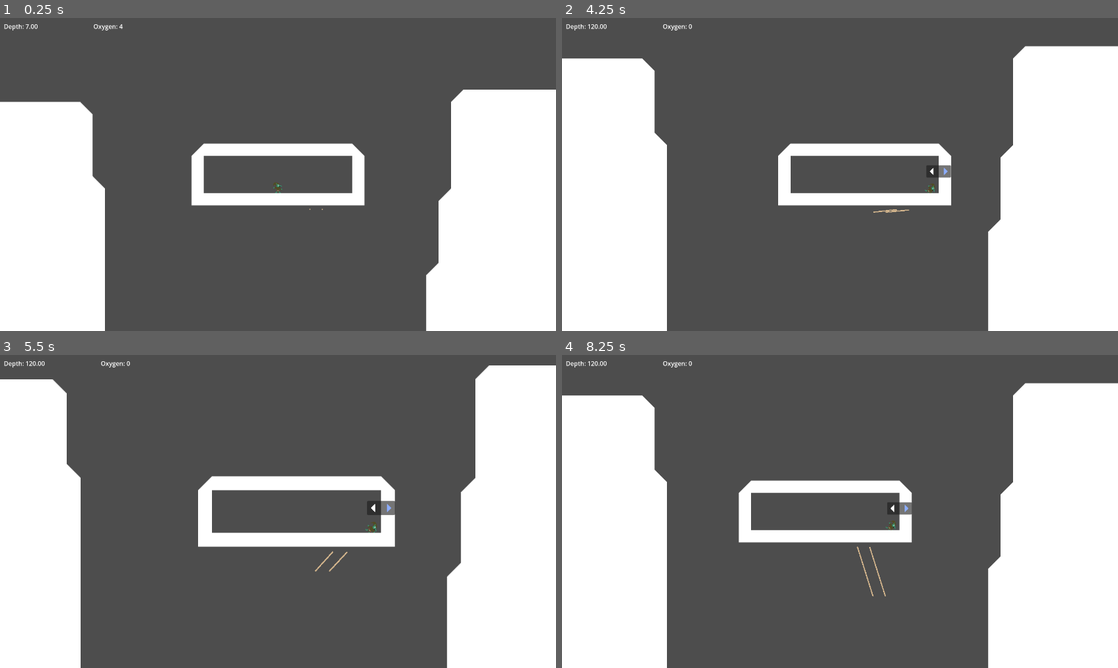
Above: before the commit, frames 1-4 (two rows, left to right).
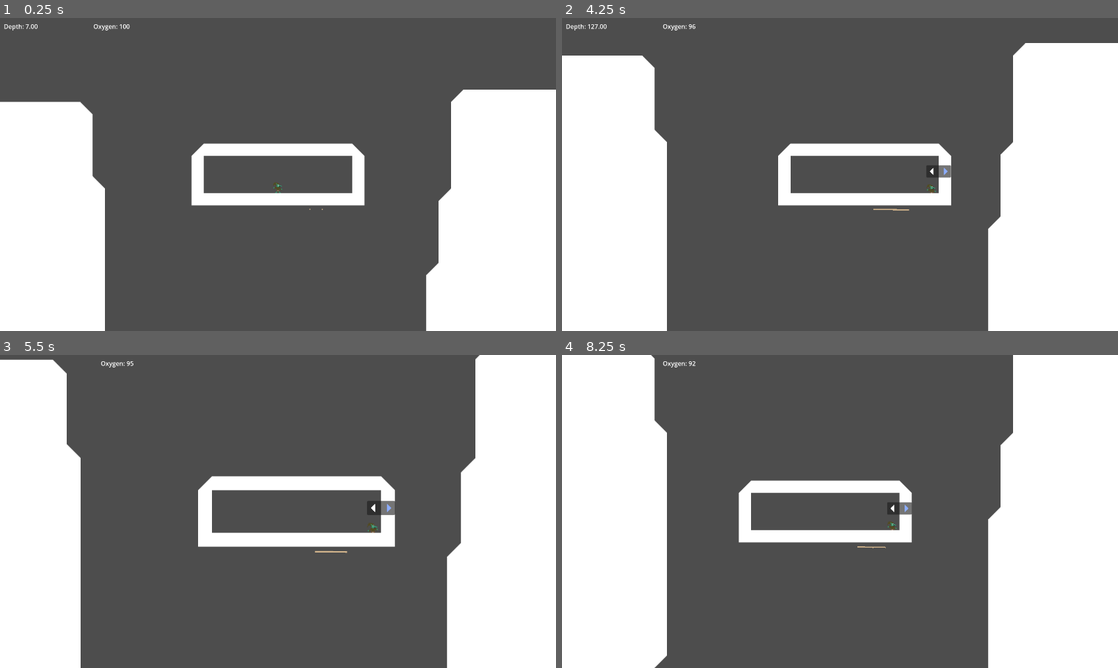
Above: after the commit, the same moments.

Repository: DSurguy/spring-2024-2d-jam
Game: Godot game, scene res://scenes/GameScene/GameScene.tscn
Same seed, same stepped clock (60 frames per second), same inputs: the game is played once before the commit and once after it. This scene is started directly instead of the project's main scene. Sound files missing from this copy of the repository are replaced by a short silence.
Inputs (mouse positions are in pixels of both pictures, inside the frame that each line leads up to):
- Up to frame 1 (0.25 s): no input
- Up to frame 2 (4.25 s): tap Enter (ui_accept) at 0.5, 0.77, 1.52, 3.02, 3.77 s; move the mouse to (962, 158) at 0.52 s; hold D (move_right) 0.53-2.03 s; tap Down (aim_down) at 0.6 s; move the mouse to (728, 190) at 1.27 s; tap Left (aim_left) at 1.35 s; move the mouse to (895, 105) at 2.02 s; hold A (move_left) 2.03-2.78 s; tap Right (aim_right) at 2.1 s; move the mouse to (812, 237) at 2.77 s; hold D (move_right) from 2.78 s (still down); tap Up (aim_up) at 2.85 s; move the mouse to (1006, 221) at 3.52 s; tap E (interact) at 3.6 s
- Up to frame 3 (5.5 s): move the mouse to (111, 464) at 4.27 s; release D (move_right) at 4.28 s; hold A (move_left) 4.28-5.03 s; click (111, 464) at 4.35 s; tap Enter (ui_accept) at 4.52 s; move the mouse to (305, 511) at 5.02 s; hold D (move_right) from 5.03 s (still down); tap Mouse wheel down (zoom_down) at 5.1 s
- Up to frame 4 (8.25 s): move the mouse to (756, 433) at 5.77 s; release D (move_right) at 5.78 s; hold A (move_left) 5.78-7.28 s; tap Mouse wheel up (zoom_up) at 5.85 s; tap Enter (ui_accept) at 6.02, 6.77, 7.52 s; move the mouse to (962, 495) at 6.52 s; tap Down (aim_down) at 6.6 s; move the mouse to (728, 527) at 7.27 s; hold D (move_right) from 7.28 s (still down); tap Left (aim_left) at 7.35 s; move the mouse to (895, 442) at 8.02 s; tap Right (aim_right) at 8.1 s

The runs differ from the first frame. In frame 1, less than 0.1% of the frame differs, in the area x 21-24%, y 2-4%; in frame 2, 0.6%; in frame 3, 1.9%; in frame 4, 5.3%, in the area x 0-100%, y 0-100%.
Error before the commit: Attempt to call function 'load_scene' in base 'null instance' on a null instance. (res://scenes/GameScene/GameScene.gd:17)

Commit message:
Reflect plants off walls

Diff:
--- a/assets/resources/tilemap_white.tres
+++ b/assets/resources/tilemap_white.tres
@@ -114,8 +114,8 @@
 
 [resource]
 tile_size = Vector2i(32, 32)
-physics_layer_0/collision_layer = 129
-physics_layer_0/collision_mask = 129
+physics_layer_0/collision_layer = 32897
+physics_layer_0/collision_mask = 32897
 terrain_set_0/mode = 0
 terrain_set_0/terrain_0/name = "Terrain 0"
 terrain_set_0/terrain_0/color = Color(1, 0, 1, 1)
--- a/project.godot
+++ b/project.godot
@@ -108,6 +108,7 @@
 2d_physics/layer_4="Net"
 2d_physics/layer_5="Scythe"
 2d_physics/layer_8="Environment"
+2d_physics/layer_16="Plant + Environment"
 
 [rendering]
 
--- a/scenes/GameScene/Plants/GenericPlant.gd
+++ b/scenes/GameScene/Plants/GenericPlant.gd
@@ -19,5 +19,15 @@
 func collect(target: Node2D):
 	print("Plant collected")
 	animation_tree["parameters/conditions/is_collected"] = true
+# TODO: Drift?
 
-# TODO: Drift?
+
+func _on_area_2d_area_entered(area):
+
+	pass # Replace with function body.
+
+
+func _on_area_2d_body_entered(body):
+	if body is TileMap:
+		velocity = -velocity * Vector2(0.5, 0.5)
+	pass # Replace with function body.
--- a/scenes/GameScene/Plants/GenericPlant.tscn
+++ b/scenes/GameScene/Plants/GenericPlant.tscn
@@ -72,11 +72,10 @@
 texture = ExtResource("2_sh160")
 hframes = 4
 vframes = 2
-frame = 2
 
 [node name="Area2D" type="Area2D" parent="."]
-collision_layer = 8
-collision_mask = 8
+collision_layer = 32776
+collision_mask = 32776
 
 [node name="CollisionShape2D" type="CollisionShape2D" parent="Area2D"]
 shape = SubResource("CircleShape2D_rgdsy")
@@ -92,3 +91,6 @@
 tree_root = SubResource("AnimationNodeStateMachine_bgisr")
 anim_player = NodePath("../AnimationPlayer")
 parameters/conditions/is_collected = null
+
+[connection signal="area_entered" from="Area2D" to="." method="_on_area_2d_area_entered"]
+[connection signal="body_entered" from="Area2D" to="." method="_on_area_2d_body_entered"]
--- a/scenes/GameScene/submarine.tscn
+++ b/scenes/GameScene/submarine.tscn
@@ -27,7 +27,6 @@
 [node name="ButtonAudio" parent="." instance=ExtResource("5_ystk1")]
 
 [node name="Oxygen" parent="." instance=ExtResource("6_lobel")]
-max_oxygen = 4
 
 [node name="Stations" type="Node2D" parent="."]
 
Not shown: 1 places in scenes/GameScene/submarine.tscn that only renumber resources
